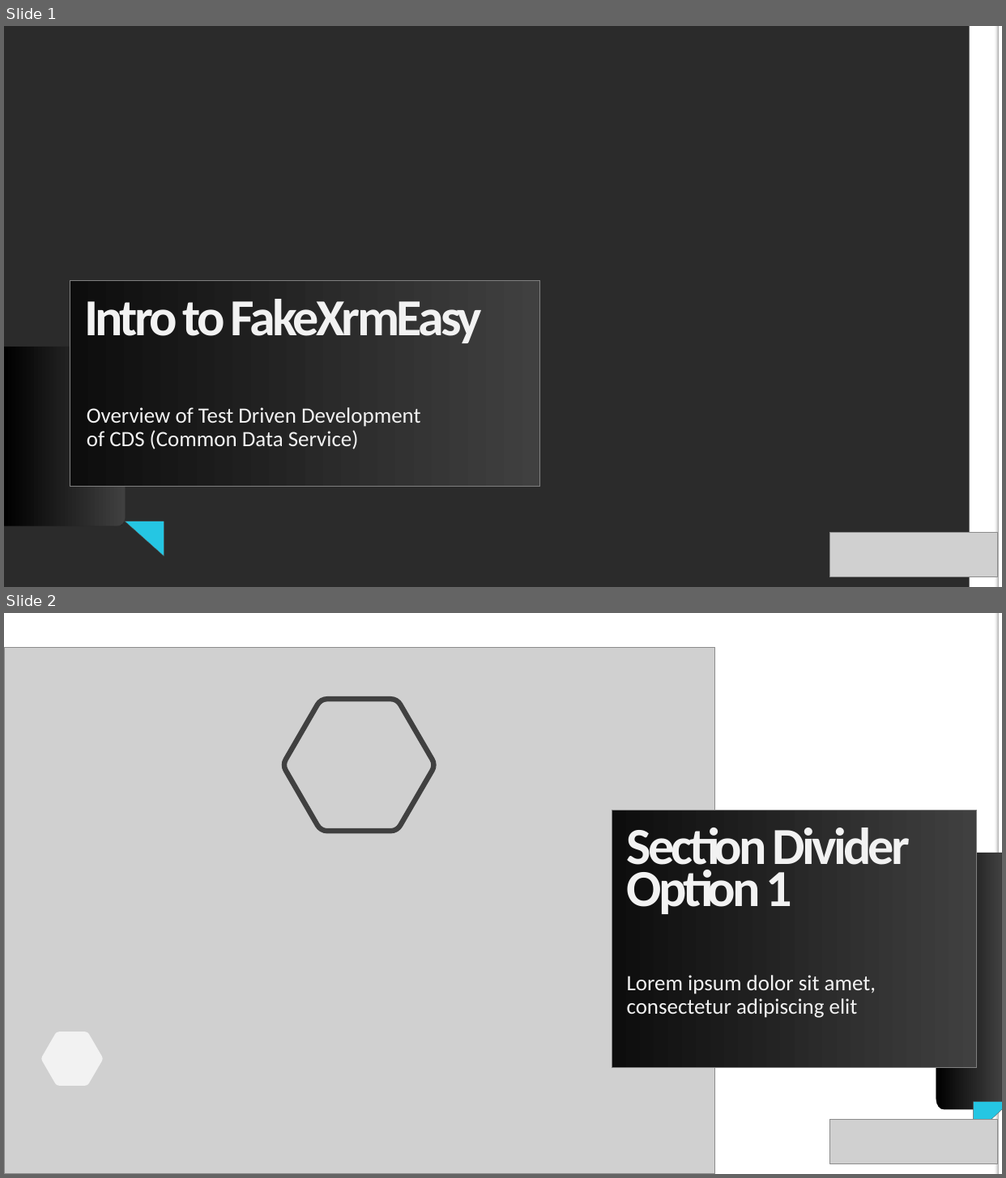
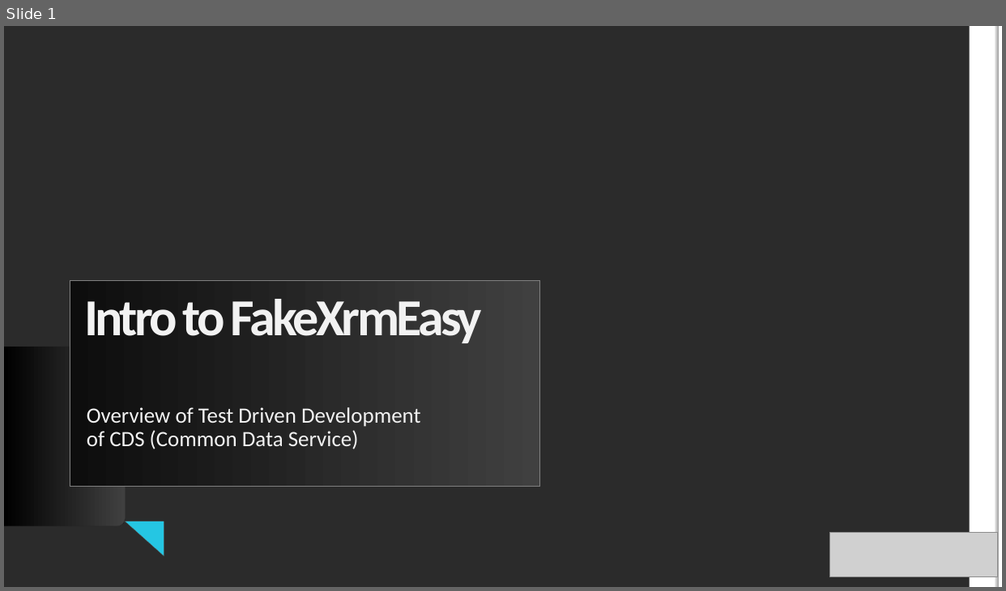
Before and after one commit to DynamicsValue/malaysia-bizappug-intro-to-fake-xrm-easy, a slide deck: Slides.pptx. Shown one above the other, each under a label of ours: slides 1 and 2 before the commit, slide 1 after it. The pictures are 1006x1178 and 1006x591 pixels, drawn with LibreOffice and Linux fonts; fonts in the diff are those of the drawing; grey boxes stand for pictures; background and template pictures are left out; a plain dark background stands for a picture behind light text. Boxes give left, top, right and bottom in pixels: in the first picture for what was removed or moved away, otherwise in the second. Text is boxed around its words. In the diff, an @@ line names an element or a change of style, - is before the commit and + after.

```diff
--- a/Slides.pptx
+++ b/Slides.pptx
@@ slide 2 removed at bbox=[4, 613, 1002, 1174], background #FFFFFF; not listed: 2 template elements that a slide beside it also shows @@
@@ picture removed at bbox=[4, 648, 715, 1174] @@
@@ freeform shape removed at bbox=[284, 699, 434, 831] @@
@@ rectangle removed at bbox=[612, 810, 978, 1067] @@
-Section Divider Option 1
@@ freeform shape removed at bbox=[936, 853, 1002, 1110] @@
@@ text removed at bbox=[627, 975, 876, 1018] @@
-Lorem ipsum dolor sit amet, consectetur adipiscing elit
@@ freeform shape removed at bbox=[41, 1033, 103, 1086] @@
@@ picture removed at bbox=[829, 1120, 997, 1165] @@
@@ triangle removed at bbox=[974, 1102, 1002, 1136] @@
```
Also in this commit, not shown: 1 slide changed, 9 slides added, 6 other slides removed, 1 other file.
